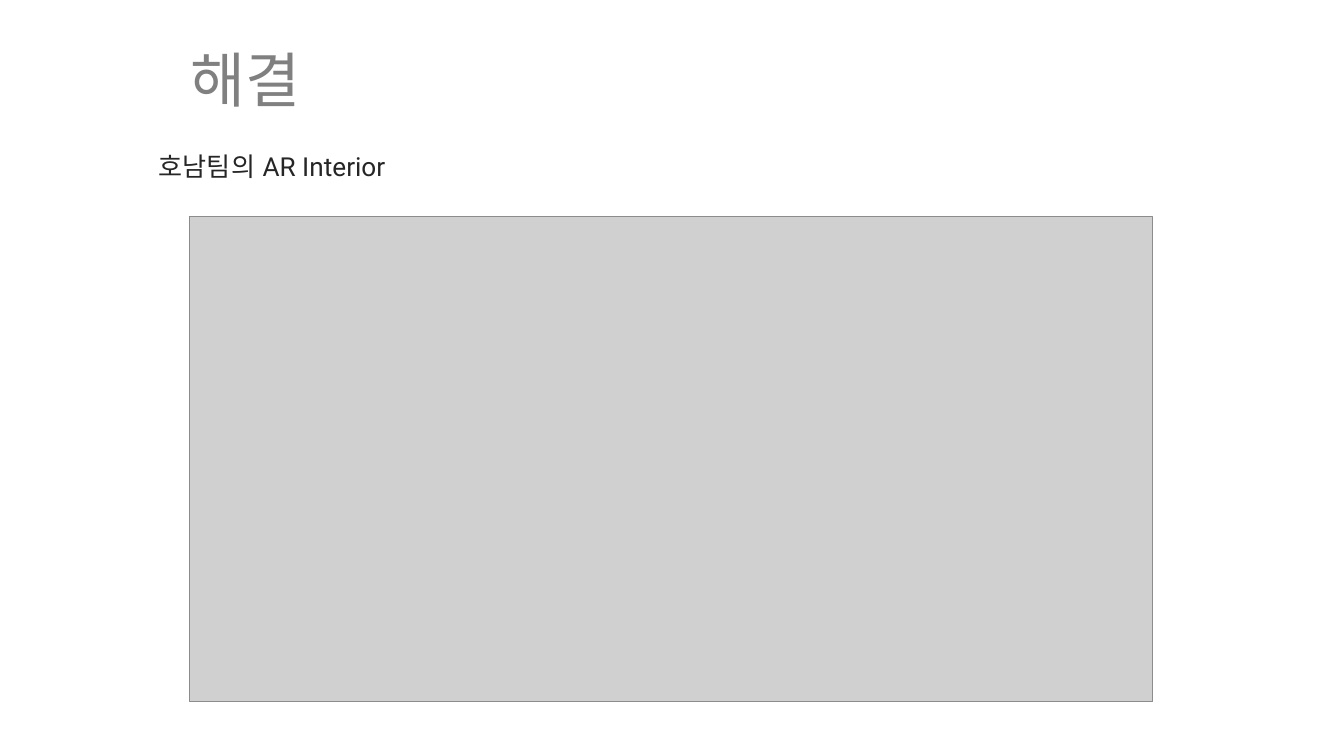
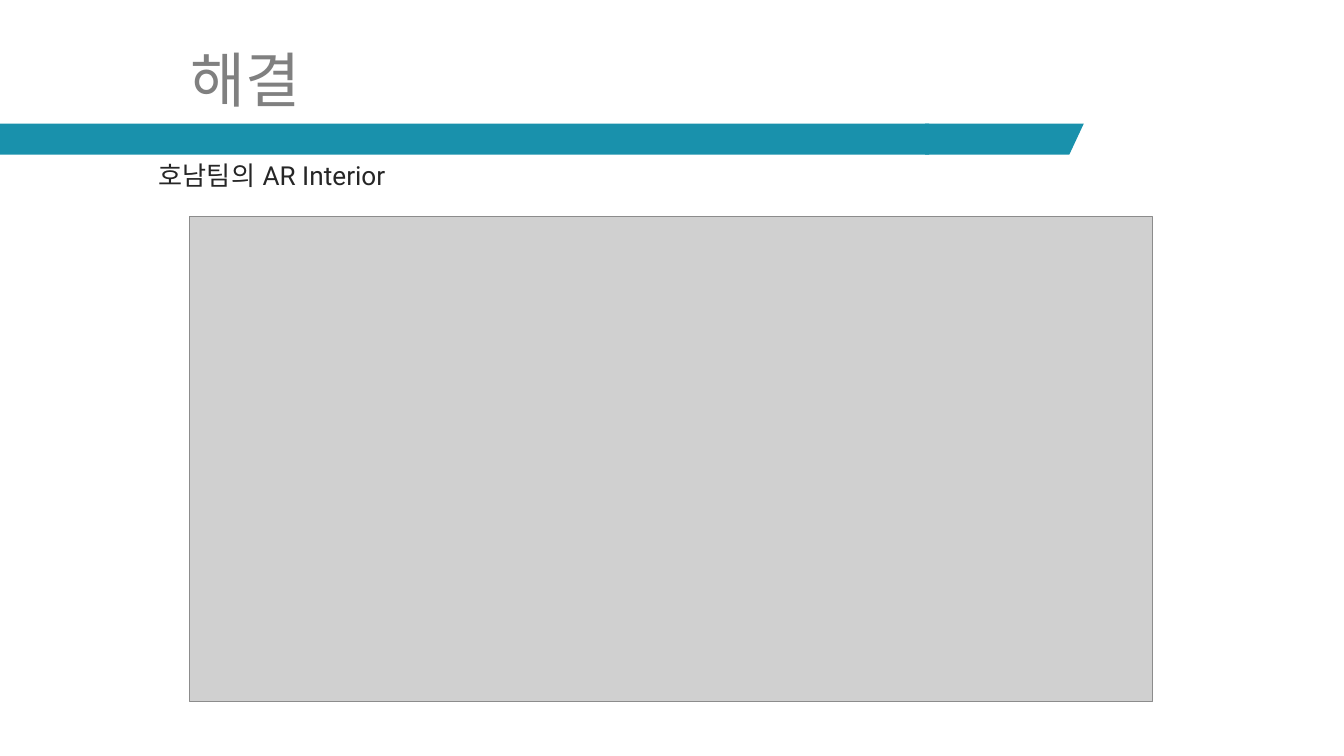
Before and after one commit to ptyoiy/ARwork, a slide deck: slide 6 of 호남-발표자료.pptx. Drawn at 1344x756 pixels with LibreOffice and Linux fonts; fonts in the diff are those of the drawing; grey boxes stand for pictures. Boxes give left, top, right and bottom in pixels: in the first picture for what was removed or moved away, otherwise in the second. Text is boxed around its words. In the diff, an @@ line names an element or a change of style, - is before the commit and + after.

```diff
--- a/호남-발표자료.pptx
+++ b/호남-발표자료.pptx
@@ rectangle added at <box>0,124,930,155</box>, fill #1991AC @@
@@ freeform shape added at <box>925,124,1083,155</box>, fill #1991AC @@
@@ text "호남팀의 AR Interior": place and size @@
-text "호남팀의 AR Interior" at <box>159,154,385,178</box>
+text "호남팀의 AR Interior" at <box>159,163,385,187</box>
```
Also in this commit, not shown: 11 other slides changed, 3 slides added, 1 slide removed, 1 other file.
